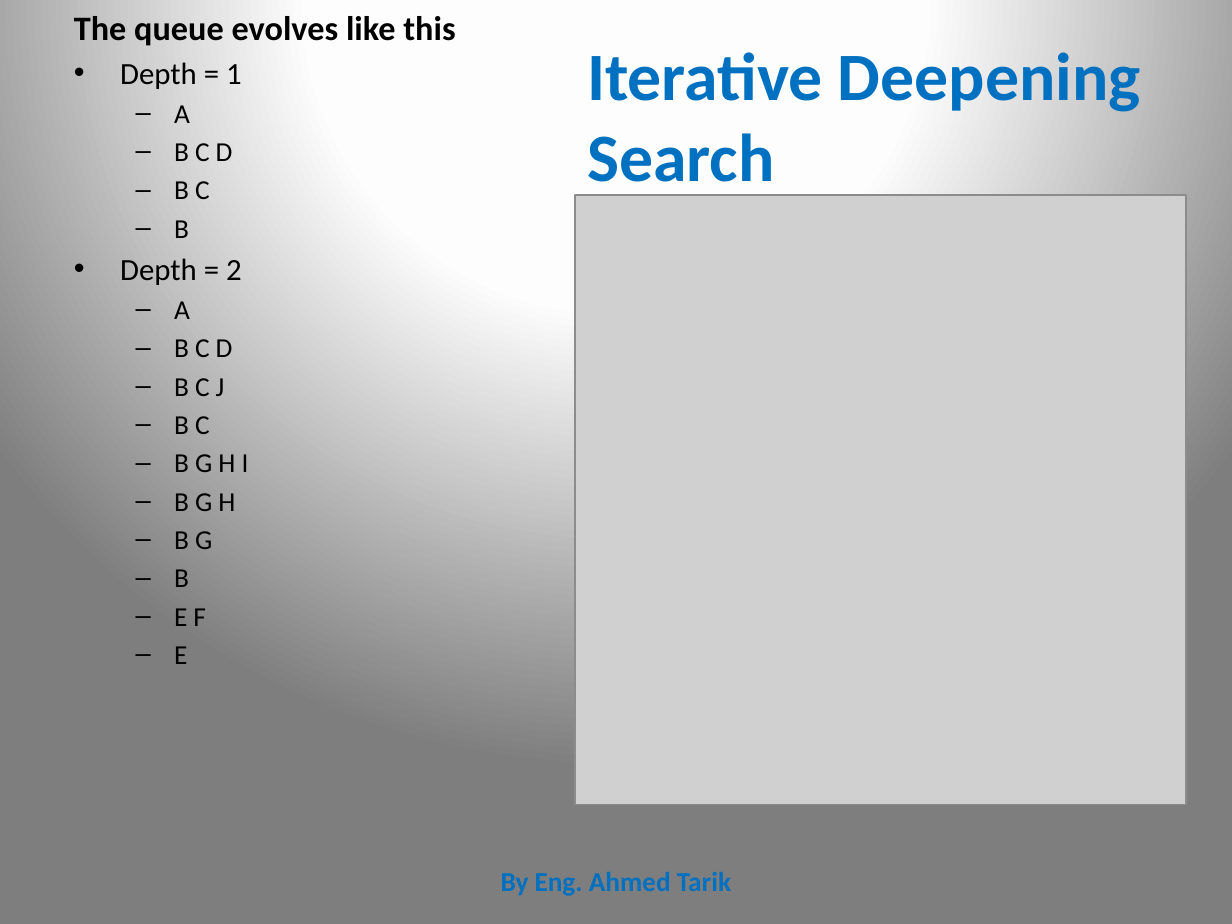
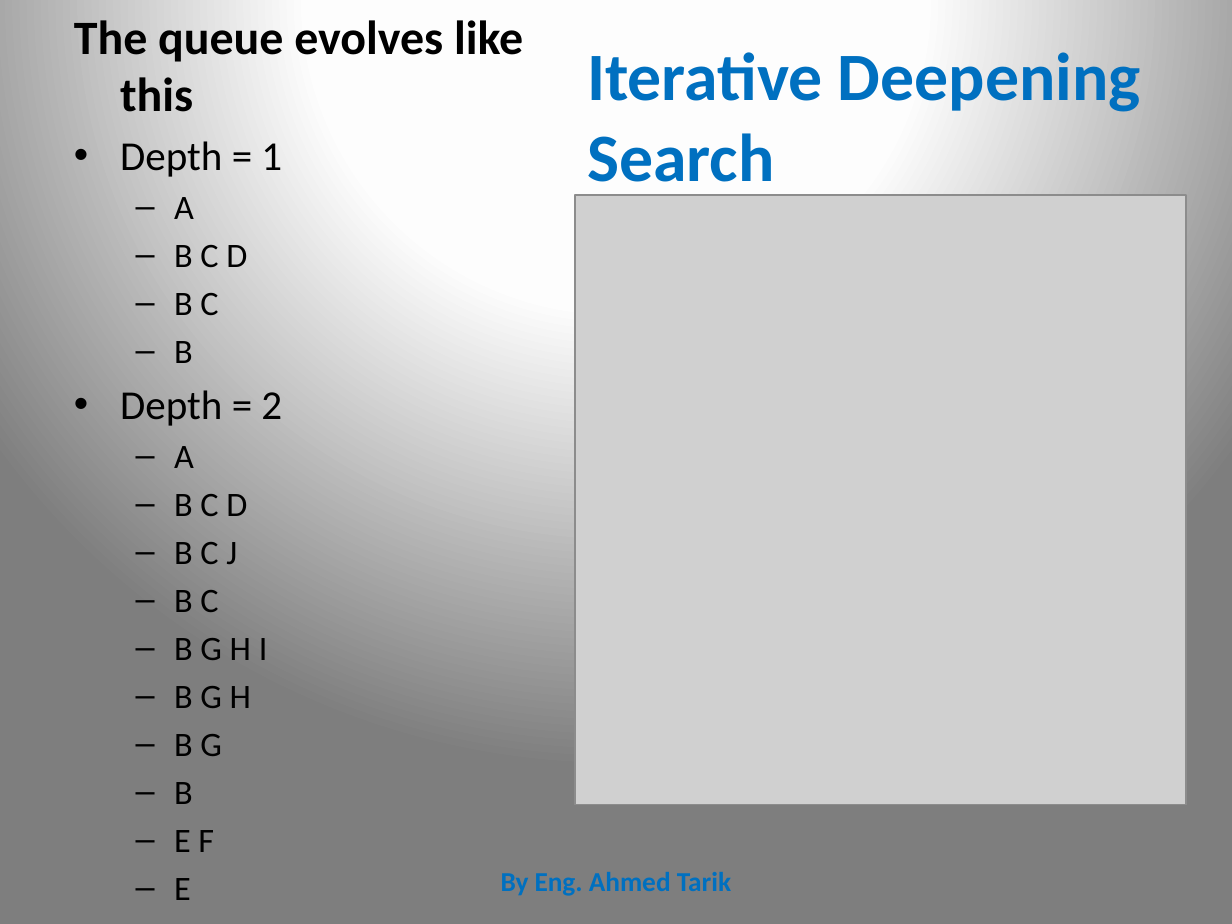
Before and after one commit to CharaD7/AI-class-1, a slide deck: slide 19 of Search I.pptx. Drawn at 1232x924 pixels with LibreOffice and Linux fonts; fonts in the diff are those of the drawing; grey boxes stand for pictures. Boxes give left, top, right and bottom in pixels: in the first picture for what was removed or moved away, otherwise in the second. Text is boxed around its words. In the diff, an @@ line names an element or a change of style, - is before the commit and + after.

```diff
--- a/Search I.pptx
+++ b/Search I.pptx
@@ text "The queue evolves like this" at bbox=[74, 20, 523, 900]: size 20 to 28 pt in "The queue evolves like this"; size 18 to 24 pt in "Depth = 1", "Depth = 2"; size 16 to 20 pt in "A", "B C D", "B C", "B" and 10 more places; more space between paragraphs @@
```
Also in this commit, not shown: 3 other slides changed, 1 other file.
